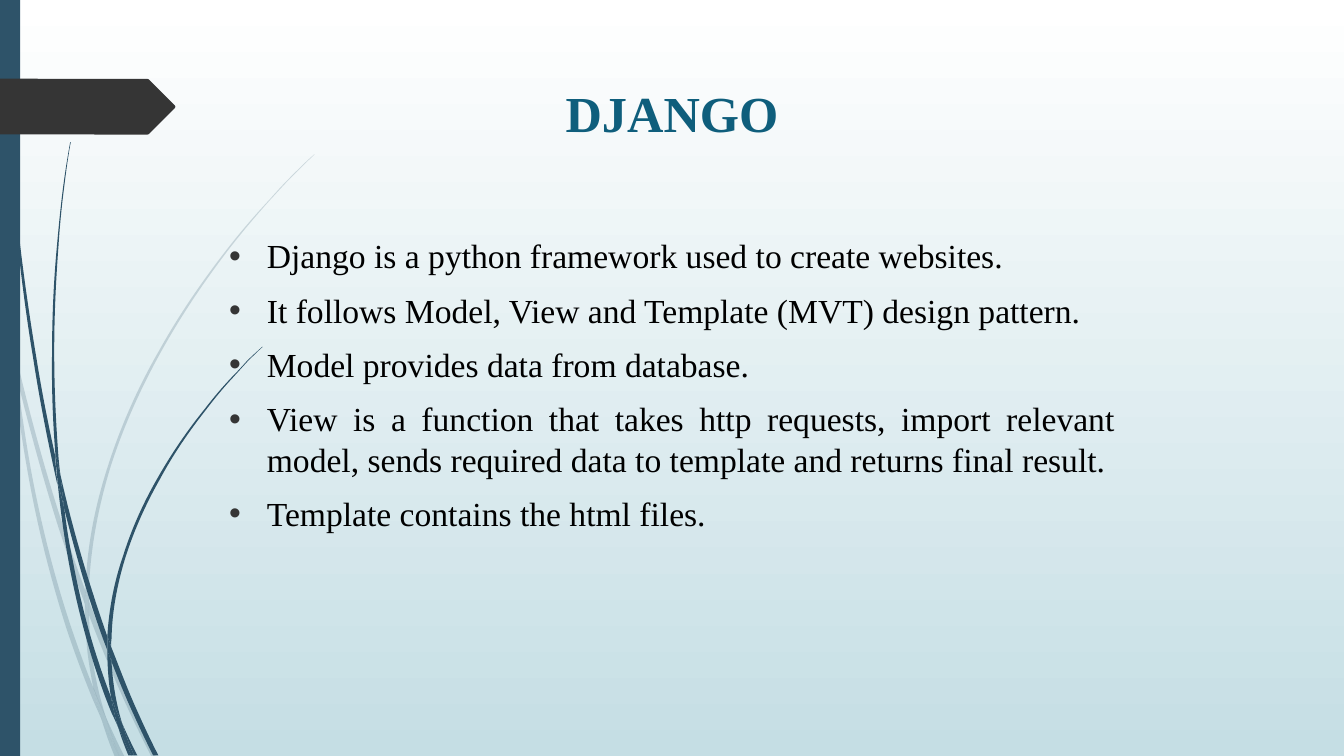
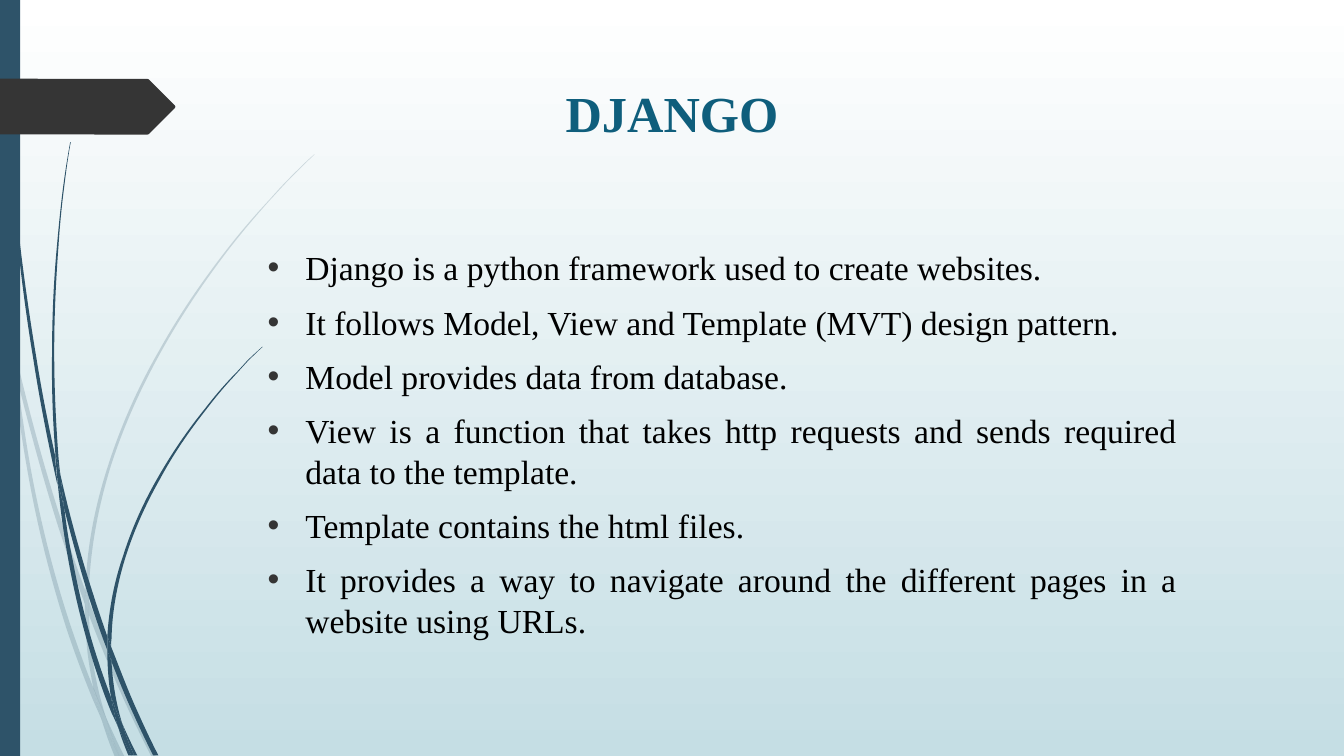
Before and after one commit to Harshith5S/VDP_Solutions, a slide deck: slide 7 of presentation.pptx (slide 10 before the commit). Drawn at 1344x756 pixels with LibreOffice and Linux fonts; fonts in the diff are those of the drawing. Boxes give left, top, right and bottom in pixels: in the first picture for what was removed or moved away, otherwise in the second. Text is boxed around its words. In the diff, an @@ line names an element or a change of style, - is before the commit and + after.

```diff
--- a/presentation.pptx
+++ b/presentation.pptx
@@ text "Django is a python framework ...": place and size @@
-text "Django is a python framework ..." at (267, 244, 1114, 533)
+text "Django is a python framework ..." at (305, 256, 1176, 639)
@@ text at (305, 419, 1176, 490): text changed @@
-• View is a function that takes http requests, import relevant model, sends required data to template and returns final result.
+• View is a function that takes http requests and sends required data to the template.
@@ text at (305, 568, 1176, 639): paragraph added @@
+• It provides a way to navigate around the different pages in a website using URLs.
```
Also in this commit, not shown: 6 other slides changed, 8 slides added, 6 slides removed.
